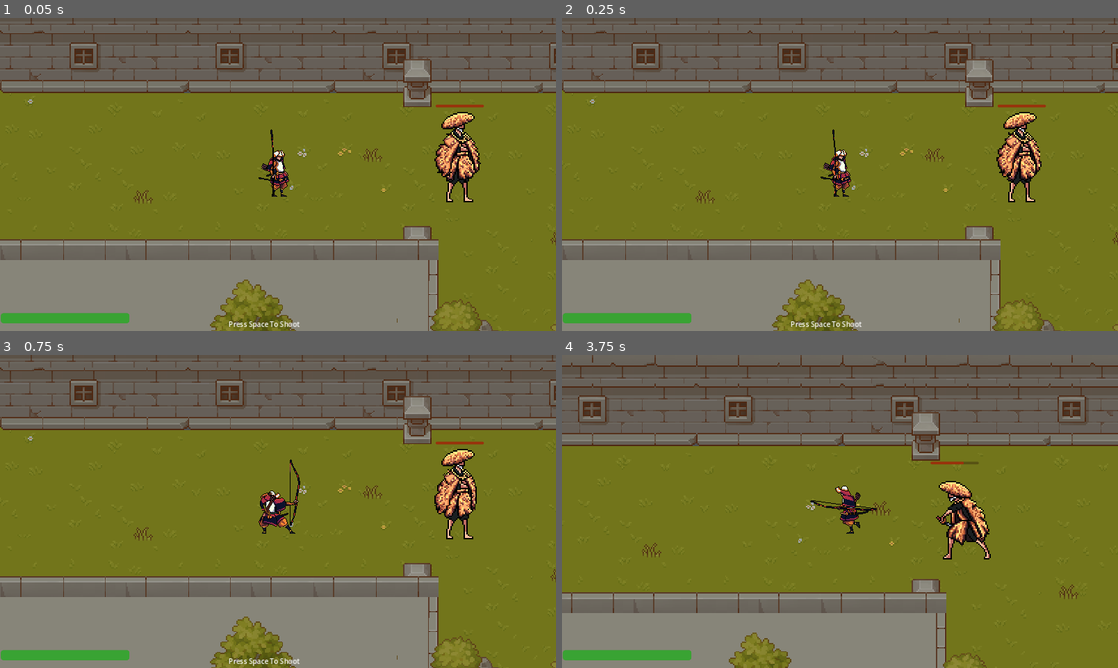
Above: before the commit, frames 1-4 (two rows, left to right).
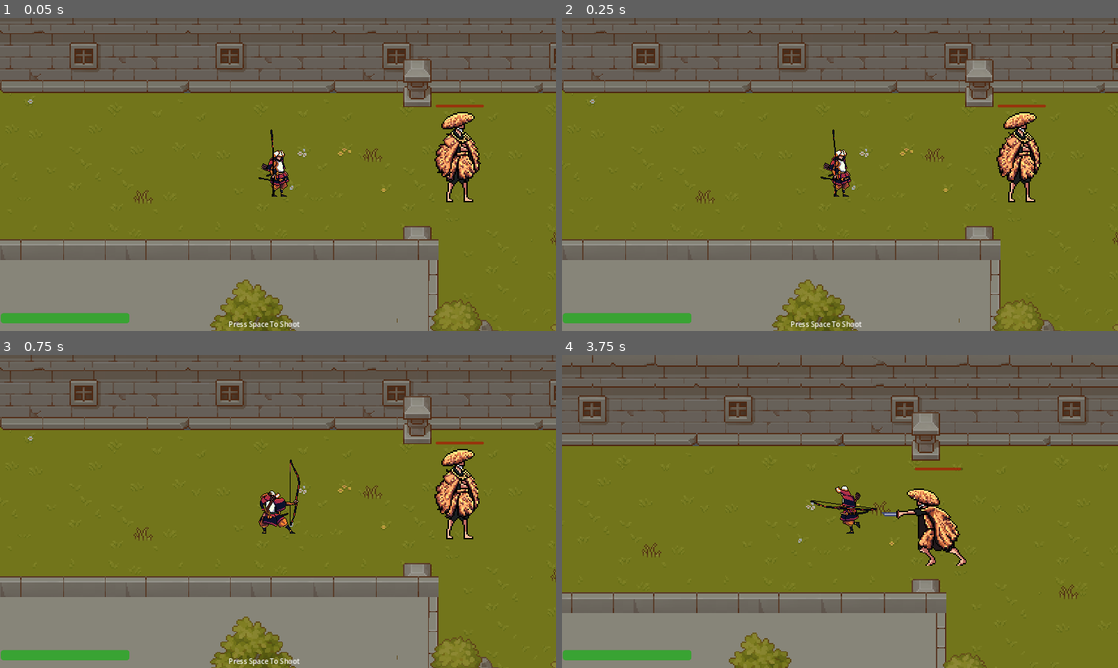
Above: after the commit, the same moments.

Repository: AugustanaCSC380January2024/final-game-jeager
Game: Godot game, scene res://scenes/levels/level_1.tscn
The game is run twice, just before and just after one commit, with the same random seed, the same clock (stepped at 60 frames per second) and the same inputs.
Inputs:
- Up to frame 1 (0.05 s): no input
- Up to frame 2 (0.25 s): no input
- Up to frame 3 (0.75 s): tap Space (normal attack) at 0.5 s; hold D (move right) from 0.53 s (still down); tap 1 (character 1 selected) at 0.6 s
- Up to frame 4 (3.75 s): tap Space (normal attack) at 1.25, 2.85, 3.5 s; release D (move right) at 1.28 s; hold S (move down) 1.28-2.03 s; tap 2 (character 2 selected) at 1.35 s; hold D (move right) 2.03-2.78 s; tap 3 (character 3 selected) at 2.1 s; hold W (move up) 2.78-3.53 s; hold A (move left) from 3.53 s (still down); tap E (ultimate) at 3.6 s

Frame 1 is identical in both runs. In frame 2, 0.1% of the frame differs, in the area x 78-87%, y 36-53%; in frame 3, 0.3%; in frame 4, 2.6%, in the area x 57-78%, y 34-68%.

Commit message:
added the fighting mechanism of yassop

Diff:
--- a/scenes/attacks/arrow.tscn
+++ b/scenes/attacks/arrow.tscn
@@ -1,7 +1,7 @@
 [gd_scene load_steps=9 format=3 uid="uid://diluk215sbteu"]
 
 [ext_resource type="Texture2D" uid="uid://c85dore82lgso" path="res://assets/Skins/Player skins/Hayate/Arrow.png" id="1_cxbav"]
-[ext_resource type="Script" path="res://scripts/attacks/arrow.gd" id="1_g01br"]
+[ext_resource type="Script" path="res://scripts/attacks/projectiles.gd" id="1_okcvq"]
 
 [sub_resource type="RectangleShape2D" id="RectangleShape2D_hkgjv"]
 size = Vector2(17.5, 13)
@@ -32,7 +32,7 @@
 
 [node name="arrow" type="Area2D"]
 collision_mask = 2
-script = ExtResource("1_g01br")
+script = ExtResource("1_okcvq")
 
 [node name="CollisionShape2D" type="CollisionShape2D" parent="."]
 position = Vector2(19.75, 0)
@@ -49,6 +49,3 @@
 position = Vector2(-20, 0)
 amount = 150
 process_material = SubResource("ParticleProcessMaterial_moj23")
-
-[connection signal="body_entered" from="." to="." method="_on_body_entered"]
-[connection signal="timeout" from="Timer" to="." method="_on_timer_timeout"]
--- /dev/null
+++ b/scenes/attacks/dart.tscn
@@ -0,0 +1,24 @@
+[gd_scene load_steps=4 format=3 uid="uid://cdbq3w5h6qr3m"]
+
+[ext_resource type="Script" path="res://scripts/attacks/projectiles.gd" id="1_ypogq"]
+[ext_resource type="Texture2D" uid="uid://71sr2rkpeqrn" path="res://assets/Skins/Boss skins/Yassop/Dart.png" id="2_lbx3l"]
+
+[sub_resource type="RectangleShape2D" id="RectangleShape2D_uwem3"]
+size = Vector2(26, 12)
+
+[node name="dart" type="Area2D"]
+collision_layer = 2
+collision_mask = 5
+script = ExtResource("1_ypogq")
+
+[node name="CollisionShape2D" type="CollisionShape2D" parent="."]
+position = Vector2(0, -2)
+shape = SubResource("RectangleShape2D_uwem3")
+
+[node name="Sprite2D" type="Sprite2D" parent="."]
+texture_filter = 1
+position = Vector2(-9.53674e-07, 4.76837e-07)
+scale = Vector2(4.33333, 4.33333)
+texture = ExtResource("2_lbx3l")
+
+[node name="Timer" type="Timer" parent="."]
--- a/scenes/enemy/boss/yassop.tscn
+++ b/scenes/enemy/boss/yassop.tscn
@@ -1,6 +1,6 @@
 [gd_scene load_steps=76 format=3 uid="uid://dsyrshve25ask"]
 
-[ext_resource type="Script" path="res://scripts/enemy.gd" id="1_qxagm"]
+[ext_resource type="Script" path="res://scripts/boss.gd" id="1_djvvx"]
 [ext_resource type="Texture2D" uid="uid://dkvpiitojftyl" path="res://assets/Skins/Boss skins/Yassop/Attack_1.png" id="1_vxqcn"]
 [ext_resource type="Texture2D" uid="uid://dfmuuxtwl6tqm" path="res://assets/Skins/Boss skins/Yassop/Attack_2.png" id="2_yq2f7"]
 [ext_resource type="Texture2D" uid="uid://71sr2rkpeqrn" path="res://assets/Skins/Boss skins/Yassop/Dart.png" id="3_ojxwh"]
@@ -273,33 +273,33 @@
 }],
 "loop": false,
 "name": &"attack",
+"speed": 6.0
+}, {
+"frames": [{
+"duration": 1.0,
+"texture": SubResource("AtlasTexture_i6bek")
+}, {
+"duration": 1.0,
+"texture": SubResource("AtlasTexture_umn5v")
+}, {
+"duration": 1.0,
+"texture": SubResource("AtlasTexture_cxuun")
+}, {
+"duration": 1.0,
+"texture": SubResource("AtlasTexture_h4sq4")
+}, {
+"duration": 1.0,
+"texture": SubResource("AtlasTexture_hg63m")
+}, {
+"duration": 1.0,
+"texture": SubResource("AtlasTexture_8ra8y")
+}],
+"loop": false,
+"name": &"attack 1",
 "speed": 5.0
 }, {
 "frames": [{
 "duration": 1.0,
-"texture": SubResource("AtlasTexture_i6bek")
-}, {
-"duration": 1.0,
-"texture": SubResource("AtlasTexture_umn5v")
-}, {
-"duration": 1.0,
-"texture": SubResource("AtlasTexture_cxuun")
-}, {
-"duration": 1.0,
-"texture": SubResource("AtlasTexture_h4sq4")
-}, {
-"duration": 1.0,
-"texture": SubResource("AtlasTexture_hg63m")
-}, {
-"duration": 1.0,
-"texture": SubResource("AtlasTexture_8ra8y")
-}],
-"loop": false,
-"name": &"attack 1",
-"speed": 4.0
-}, {
-"frames": [{
-"duration": 1.0,
 "texture": SubResource("AtlasTexture_ocg3k")
 }, {
 "duration": 1.0,
@@ -313,7 +313,7 @@
 }],
 "loop": false,
 "name": &"attack 2",
-"speed": 5.0
+"speed": 6.0
 }, {
 "frames": [{
 "duration": 1.0,
@@ -338,7 +338,7 @@
 }],
 "loop": false,
 "name": &"death",
-"speed": 5.0
+"speed": 7.0
 }, {
 "frames": [{
 "duration": 1.0,
@@ -358,7 +358,7 @@
 }],
 "loop": false,
 "name": &"disguise",
-"speed": 5.0
+"speed": 9.0
 }, {
 "frames": [{
 "duration": 1.0,
@@ -378,7 +378,7 @@
 }],
 "loop": false,
 "name": &"disguise_back",
-"speed": 5.0
+"speed": 9.0
 }, {
 "frames": [{
 "duration": 1.0,
@@ -389,7 +389,7 @@
 }],
 "loop": false,
 "name": &"hurt",
-"speed": 2.0
+"speed": 4.0
 }, {
 "frames": [{
 "duration": 1.0,
@@ -412,7 +412,7 @@
 }],
 "loop": true,
 "name": &"idle",
-"speed": 5.0
+"speed": 10.0
 }, {
 "frames": [{
 "duration": 1.0,
@@ -441,7 +441,7 @@
 }],
 "loop": false,
 "name": &"jump",
-"speed": 5.0
+"speed": 12.0
 }, {
 "frames": [{
 "duration": 1.0,
@@ -487,7 +487,7 @@
 }],
 "loop": false,
 "name": &"walk",
-"speed": 5.0
+"speed": 12.0
 }]
 
 [sub_resource type="CapsuleShape2D" id="CapsuleShape2D_kichj"]
@@ -495,26 +495,28 @@
 height = 118.0
 
 [sub_resource type="CapsuleShape2D" id="CapsuleShape2D_30ld4"]
-radius = 65.0
-height = 130.0
+radius = 22.0
+height = 112.0
 
 [node name="Yassop" type="CharacterBody2D"]
 texture_filter = 1
 collision_layer = 2
 collision_mask = 7
-script = ExtResource("1_qxagm")
-max_health_points = 150
-health_points = 150
-damage = 40
+script = ExtResource("1_djvvx")
+max_health_points = 1000
+health_points = 1000
+damage = 60
 player_detection_range = 5
+move_speed = 50.0
 
 [node name="AnimatedSprite2D" type="AnimatedSprite2D" parent="."]
 texture_filter = 1
 position = Vector2(11, -34)
 scale = Vector2(2.04167, 2.04167)
 sprite_frames = SubResource("SpriteFrames_kuamb")
-animation = &"idle"
+animation = &"shoot"
 autoplay = "idle"
+frame = 2
 
 [node name="collision_box" type="CollisionShape2D" parent="."]
 position = Vector2(11, -10)
@@ -523,13 +525,14 @@
 [node name="damage_hit_box" type="Area2D" parent="."]
 
 [node name="damage_area" type="CollisionShape2D" parent="damage_hit_box"]
-position = Vector2(73, -5)
+position = Vector2(66, -10)
+rotation = -1.57079
 shape = SubResource("CapsuleShape2D_30ld4")
 
 [node name="player_detection_area" parent="." instance=ExtResource("11_ies3u")]
 
 [node name="attack_cooldown_timer" type="Timer" parent="."]
-wait_time = 2.0
+wait_time = 4.0
 one_shot = true
 
 [node name="NavigationAgent2D" type="NavigationAgent2D" parent="."]
@@ -541,3 +544,6 @@
 offset_right = 44.0
 offset_bottom = -82.0
 character = NodePath("..")
+
+[node name="dart_spawn_location" type="Marker2D" parent="."]
+position = Vector2(37, 13)
--- a/scripts/attacks/arrow.gd
+++ /dev/null
@@ -1,32 +0,0 @@
-extends Area2D
-@export var arrow_damage = 50
-@onready var arrow_timer = $Timer
-@onready var sprite = $Sprite2D
-
-@export var arrow_speed = 620
-
-
-func _ready():
-	arrow_timer.start()
-
-func _physics_process(delta):
-	position.x += delta * arrow_speed
-
-
-func _on_timer_timeout():
-	queue_free()
-
-func _on_body_entered(body):
-	if body.get_class() == "CharacterBody2D":
-		body.take_damage(arrow_damage)
-	elif body.get_class() == "TileMap":
-		queue_free()
-
-func change_arrow_direction(val):
-	if val < 0:
-		arrow_speed = -arrow_speed
-		sprite.flip_h = true
-		$CollisionShape2D.position *= -1
-	else:
-		arrow_speed = abs(arrow_speed)
-		sprite.flip_h = false
--- /dev/null
+++ b/scripts/attacks/projectiles.gd
@@ -0,0 +1,35 @@
+extends Area2D
+@export var projectile_damage = 50
+@onready var projectile_timer = $Timer
+@onready var sprite = $Sprite2D
+
+@export var projectile_speed = 620
+
+
+func _ready():
+	projectile_timer.timeout.connect(_on_timer_timeout)
+	body_entered.connect(_on_body_entered)
+	projectile_timer.start()
+
+func _physics_process(delta):
+	position.x += delta * projectile_speed
+
+
+func _on_timer_timeout():
+	queue_free()
+
+func _on_body_entered(body):
+	if body.get_class() == "CharacterBody2D":
+		body.take_damage(projectile_damage)
+		queue_free()
+	elif body.get_class() == "TileMap":
+		queue_free()
+
+func change_projectile_direction(val):
+	if val < 0:
+		projectile_speed = -projectile_speed
+		sprite.flip_h = true
+		$CollisionShape2D.position *= -1
+	else:
+		projectile_speed = abs(projectile_speed)
+		sprite.flip_h = false
--- /dev/null
+++ b/scripts/boss.gd
@@ -0,0 +1,137 @@
+extends CharacterBody2D
+class_name boss
+
+@onready var DAMAGE_INDICATOR = preload("res://scenes/ui/damage_indicator.tscn")
+@onready var animated_sprite = $AnimatedSprite2D
+@onready var damage_hit_box = $damage_hit_box
+@onready var damage_hit_box_collision_box = $damage_hit_box/damage_area
+@onready var player_detection_area = $player_detection_area
+@onready var player_detection_area_collision_box = $player_detection_area/CollisionShape2D
+@onready var collision_box = $collision_box
+@onready var DEFAULT_PLAYER = CharacterBody2D.new()
+@onready var nav_agent := $NavigationAgent2D as NavigationAgent2D
+@onready var attack_cooldown_timer = $attack_cooldown_timer
+
+@export var player: CharacterBody2D
+@export var max_health_points = 100
+@export var health_points = max_health_points
+@export var damage = 20
+@export var attack_range = 10
+@export var player_detection_range = 1
+@export var move_speed := 40.0
+
+var animation_playing = false
+var player_in_damage_hit_box: CharacterBody2D
+var attacks = ["attack", "attack 1", "attack 2"]
+var invincible = false
+
+signal enemy_death
+signal health_changed
+signal shoot_dart
+
+func _ready():
+	animated_sprite.animation_finished.connect(_on_animated_sprite_2d_animation_finished)
+	player_detection_area.body_entered.connect(_on_player_detection_area_body_entered)
+	player_detection_area.body_exited.connect(_on_player_detection_area_body_exited)
+	damage_hit_box.body_entered.connect(_on_damage_hit_box_body_entered)
+	damage_hit_box.body_exited.connect(_on_damage_hit_box_body_exited)
+	DEFAULT_PLAYER.position = Vector2(-1000, -1000)
+	player_detection_area.apply_scale(Vector2(player_detection_range, player_detection_range))
+	player = DEFAULT_PLAYER
+
+func _physics_process(delta):
+	var dir = to_local(nav_agent.get_next_path_position()).normalized()
+	if !animation_playing:
+		if player_in_damage_hit_box != null and player != DEFAULT_PLAYER:
+			if (attack_cooldown_timer.is_stopped()):
+				animated_sprite.play(attacks[randi_range(0, 2)])
+				attack_cooldown_timer.start()
+				animation_playing = true
+			else:
+				animated_sprite.play("idle")
+		elif (player != DEFAULT_PLAYER):
+			make_path()
+			var distance = player.global_position - position
+			velocity = dir * move_speed
+			flip_enemy(velocity)
+			animated_sprite.play("walk")
+			move_and_slide()
+		else:
+			animated_sprite.play("idle")
+	elif invincible:
+		if (attack_cooldown_timer.is_stopped()):
+			flip_enemy(player.position - position)
+			animated_sprite.play("shoot")
+			invincible = false
+			attack_cooldown_timer.start()
+			shoot_dart.emit((player.position - position).x)
+
+func flip_enemy(dir):
+	if dir.x > 0:
+		animated_sprite.flip_h = false
+		collision_box.position.x = -abs(collision_box.position.x)
+		damage_hit_box_collision_box.position.x = abs(damage_hit_box_collision_box.position.x)
+		$dart_spawn_location.position.x = abs($dart_spawn_location.position.x)
+	elif dir.x < 0:
+		animated_sprite.flip_h = true
+		collision_box.position.x = abs(collision_box.position.x)
+		damage_hit_box_collision_box.position.x = -abs(damage_hit_box_collision_box.position.x)
+		$dart_spawn_location.position.x = -abs($dart_spawn_location.position.x)
+func make_path():
+	nav_agent.target_position = player.global_position
+
+func take_damage(damage):
+	if !invincible:
+		health_points -= damage
+		spawn_dmgIndicator(damage)
+		if name == "Yassop" and (float(health_points) / max_health_points < 0.5):
+			disguise()
+		health_changed.emit()
+		if (health_points <= 0):
+			animation_playing = true
+			animated_sprite.play("death")
+
+func spawn_effect(EFFECT: PackedScene, effect_position):
+	if EFFECT:
+		var effect = EFFECT.instantiate()
+		get_tree().current_scene.add_child(effect)
+		effect.global_position = effect_position
+		return effect
+
+func spawn_dmgIndicator(damage: int):
+	var indicator = spawn_effect(DAMAGE_INDICATOR, global_position + Vector2(20, 10))
+	if indicator:
+		indicator.label.text = str(damage)
+
+func _on_animated_sprite_2d_animation_finished():
+	if animated_sprite.animation == "death":
+		enemy_death.emit(global_position)
+		queue_free()
+	elif "attack" in animated_sprite.animation:
+		if player_in_damage_hit_box != null:
+			player_in_damage_hit_box.take_damage(damage)
+	elif animated_sprite.animation == "death":
+		enemy_death.emit(global_position)
+		queue_free()
+	if animated_sprite.animation != "disguise" and animated_sprite.animation != "shoot":
+		animation_playing = false
+
+func _on_player_detection_area_body_entered(body):
+	if body is Player:
+		player = body
+		if !invincible:
+			if name == "Yassop" and (float(health_points) / max_health_points < 0.5):
+				disguise()
+func disguise():
+	animated_sprite.play("disguise")
+	animation_playing = true
+	invincible = true
+func _on_player_detection_area_body_exited(body):
+	if body is Player:
+		player = DEFAULT_PLAYER
+
+func _on_damage_hit_box_body_entered(body):
+	player_in_damage_hit_box = body
+
+func _on_damage_hit_box_body_exited(body):
+	player_in_damage_hit_box = null
--- a/scripts/level.gd
+++ b/scripts/level.gd
@@ -6,6 +6,7 @@
 @onready var camera = Camera2D.new()
 @onready var health_bar = $CanvasLayer/health_bar
 @onready var arrow = preload("res://scenes/attacks/arrow.tscn")
+@onready var dart = preload("res://scenes/attacks/dart.tscn")
 @onready var arrow_spawn_location = $hayate/arrow_spawn_position
 var curr_player: CharacterBody2D
 
@@ -22,6 +23,7 @@
 	hayate.shoot_arrow.connect(_on_shoot_arrow)
 	$hayate/RayCast2D.enemy_detected.connect(_on_ray_cast_2d_enemy_detected)
 	$hayate/RayCast2D.enemy_not_detected.connect(_on_ray_cast_2d_enemy_not_detected)
+	$Enemies/Yassop.shoot_dart.connect(_on_shoot_dart)
 
 func _physics_process(delta):
 	if Input.is_action_just_pressed("character 1 selected"):
@@ -52,8 +54,14 @@
 func _on_shoot_arrow(arrow_direction):
 	var new_arrow = arrow.instantiate()
 	add_child(new_arrow)
-	new_arrow.change_arrow_direction(arrow_direction)
+	new_arrow.change_projectile_direction(arrow_direction)
 	new_arrow.global_position = arrow_spawn_location.global_position
+
+func _on_shoot_dart(dart_direction):
+	var new_dart = dart.instantiate()
+	add_child(new_dart)
+	new_dart.change_projectile_direction(dart_direction)
+	new_dart.global_position = $Enemies/Yassop/dart_spawn_location.global_position
 
 func _on_ray_cast_2d_enemy_detected():
 	$CanvasLayer/press_shoot_label.visible = true
